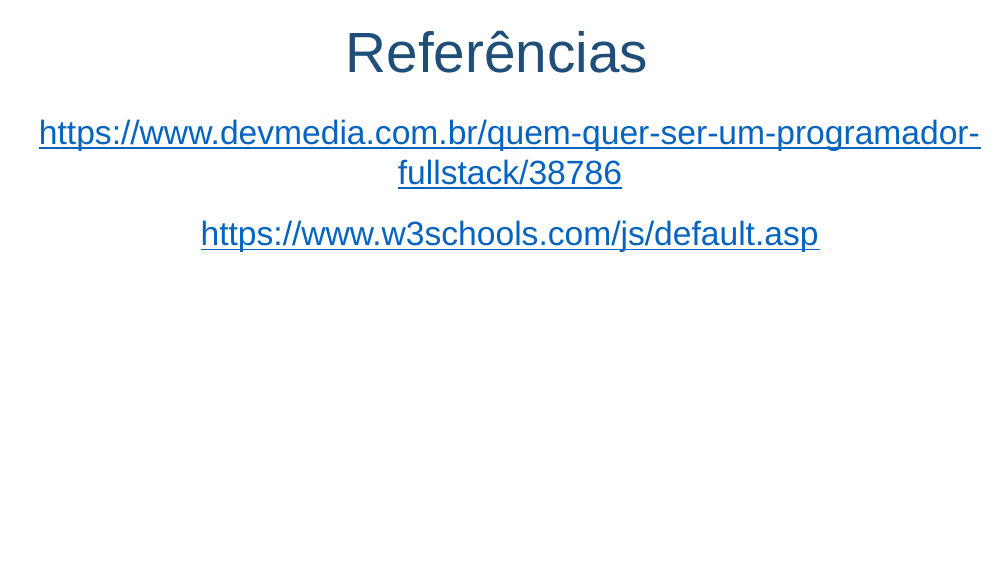
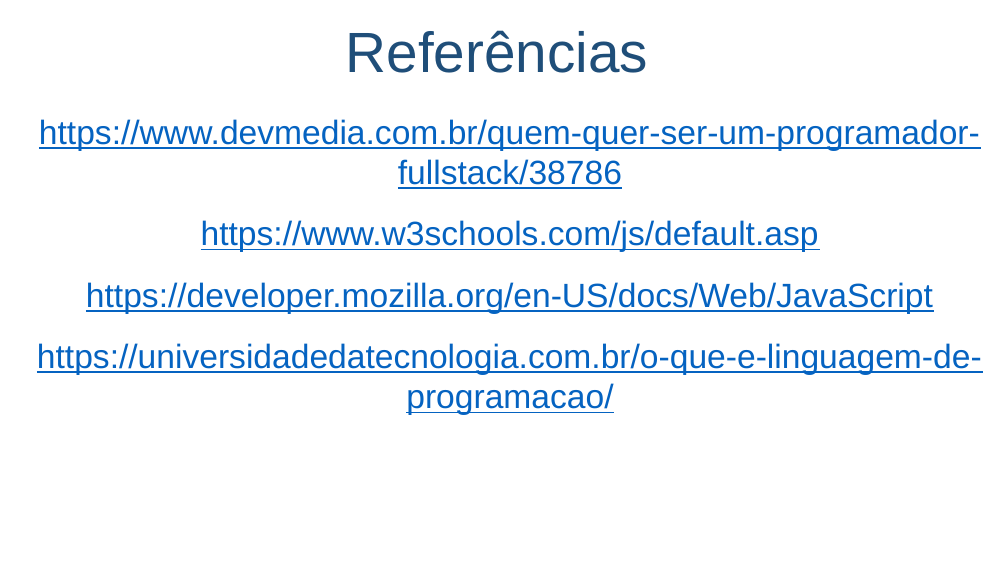
Before and after one commit to salmo-jr/public-slides, a slide deck: slide 12 of javascript-introducao.pptx (slide 47 before the commit). Drawn at 1008x567 pixels with LibreOffice and Linux fonts; fonts in the diff are those of the drawing; background and template pictures are left out. Boxes give left, top, right and bottom in pixels: in the first picture for what was removed or moved away, otherwise in the second. Text is boxed around its words. In the diff, an @@ line names an element or a change of style, - is before the commit and + after.

```diff
--- a/javascript-introducao.pptx
+++ b/javascript-introducao.pptx
@@ text at <box>37,282,982,415</box>: paragraphs added @@
+https://developer.mozilla.org/en-US/docs/Web/JavaScript
+https://universidadedatecnologia.com.br/o-que-e-linguagem-de-programacao/
```
Also in this commit, not shown: 2 other slides changed, 8 slides added, 43 slides removed.
